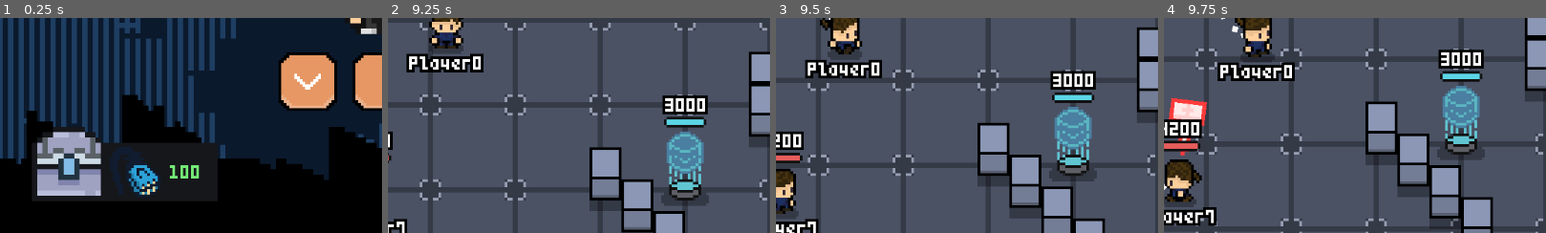
Above: before the commit, frames 1-4 (left to right).
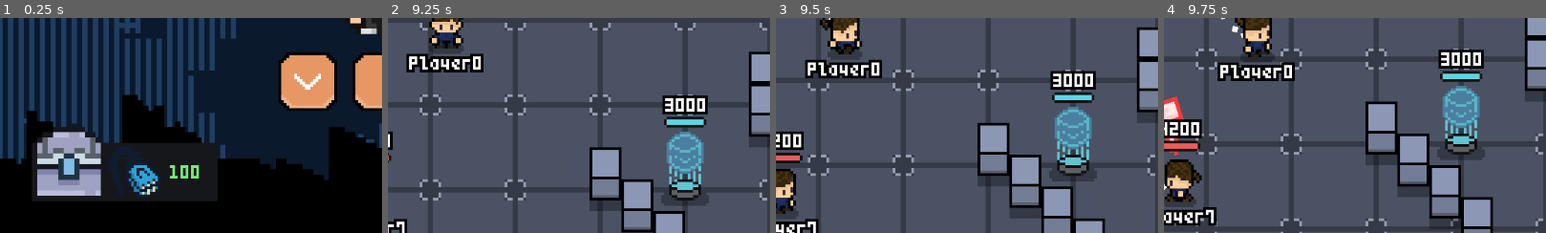
Above: after the commit, the same moments.

Repository: ppaluchowski64/SCI-Stars
Game: Godot game, scene res://scenes/lobby.tscn
Two runs of this game, one before a commit and one after it. Both use one fixed random seed, a clock stepped at 60 frames per second and the inputs below.
Inputs (mouse positions are % of the whole screen's width and height, from its top left):
- Up to frame 1 (0.25 s): no input
- Up to frame 2 (9.25 s): click "PLAY" at 0.5 s; tap Enter (ui_accept) at 1.25, 1.52, 2.27, 3.77, 4.52, 5.27, 6.77, 7.52, 8.27 s; move the mouse to (72, 45) at 1.27 s; hold D (right) 1.28-2.03 s; click (72, 45) at 1.35 s; move the mouse to (30, 55) at 2.02 s; hold S (down) 2.03-2.78 s; right-click (30, 55) at 2.1 s; move the mouse to (60, 28) at 2.77 s; hold D (right) 2.78-3.53 s; click (60, 28) at 2.85 s; move the mouse to (45, 70) at 3.52 s; hold W (up) 3.53-4.28 s; right-click (45, 70) at 3.6 s; move the mouse to (80, 65) at 4.27 s; hold A (left) 4.28-5.78 s; click (80, 65) at 4.35 s; move the mouse to (20, 35) at 5.02 s; right-click (20, 35) at 5.1 s; move the mouse to (55, 50) at 5.77 s; hold S (down) 5.78-6.53 s; click (55, 50) at 5.85 s; move the mouse to (35, 25) at 6.52 s; hold D (right) 6.53-7.28 s; right-click (35, 25) at 6.6 s; move the mouse to (72, 45) at 7.27 s; hold W (up) 7.28-8.03 s; click (72, 45) at 7.35 s; move the mouse to (30, 55) at 8.02 s; hold D (right) 8.03-8.78 s; right-click (30, 55) at 8.1 s; move the mouse to (60, 28) at 8.77 s; hold S (down) from 8.78 s (still down); click (60, 28) at 8.85 s
- Up to frame 3 (9.5 s): keep holding S (down)
- Up to frame 4 (9.75 s): move the mouse to (45, 70) at 9.52 s; release S (down) at 9.53 s; hold A (left) from 9.53 s (still down); right-click (45, 70) at 9.6 s
The pictures show only the part of the screen within x 0-50%, y 50-100%; the shares and areas given below are measured in that part.

Frames 1-3 are identical in both runs. In frame 4, 1.2% of the frame differs, in the area x 0-12%, y 36-64%.
Error before the commit: Invalid access of index '2' on a base object of type: 'Array'. (res://scripts/player.gd:250)

Commit message:
Fix some gamebreaking bugs

Diff:
--- a/game/scenes/question.tscn
+++ b/game/scenes/question.tscn
@@ -169,15 +169,11 @@
 
 [node name="Content" type="Label" parent="Panel"]
 layout_mode = 1
-anchors_preset = 15
-anchor_right = 1.0
-anchor_bottom = 1.0
-offset_left = 30.0
-offset_top = 20.0
-offset_right = -30.0
-offset_bottom = -600.0
-grow_horizontal = 2
-grow_vertical = 2
+anchors_preset = 10
+anchor_right = 1.0
+offset_top = 24.0
+offset_bottom = 55.0
+grow_horizontal = 2
 scale = Vector2(1, 0.999999)
 theme = SubResource("Theme_nr8i1")
 theme_override_constants/outline_size = 18
--- a/game/scripts/player.gd
+++ b/game/scripts/player.gd
@@ -247,7 +247,7 @@
 	nickname_label.text = "Player" + str(id)
 
 	if character_id == Characters.ID.KATE:
-		shoot_cooldown.wait_time = PlayerData.character_stats[PlayerData.selected_character][2].value
+		shoot_cooldown.wait_time = PlayerData.character_stats[character_id][2].value
 
 func _process(delta: float) -> void:
 	if is_main_player:
@@ -282,7 +282,7 @@
 	is_immune = false
 
 	for node in get_children():
-		if node.is_in_group("GODOT_fx"):
+		if node.is_in_group("shield_fx"):
 			node.queue_free()
 
 func _on_status_timer_timeout() -> void:
--- a/game/scripts/projectile.gd
+++ b/game/scripts/projectile.gd
@@ -90,7 +90,7 @@
 			tween.set_trans(Tween.TRANS_CIRC)
 
 		if parent.character_id == Characters.ID.KATE:
-			spin_time = PlayerData.character_stats[PlayerData.selected_character][2].value
+			spin_time = PlayerData.character_stats[parent.character_id][2].value
 
 		tween.tween_property(self, "global_rotation", global_rotation + spin_end, spin_time)
 		tween.tween_callback(destroy)
--- a/game/scripts/question.gd
+++ b/game/scripts/question.gd
@@ -29,13 +29,13 @@
 		if is_answer_correct:
 			player.max_health += 600
 			player.regen_cooldown.start(1)
-			player.damage_multiplier += 0.3
+			player.damage_deal_multiplier += 0.3
 		else:
 			for other in player.get_parent().get_children():
 				if other.is_in_group("player") and other != player:
 					other.max_health += 600
 					other.regen_cooldown.start(1)
-					other.damage_multiplier += 0.3
+					other.damage_deal_multiplier += 0.3
 
 	queue_free()
 
